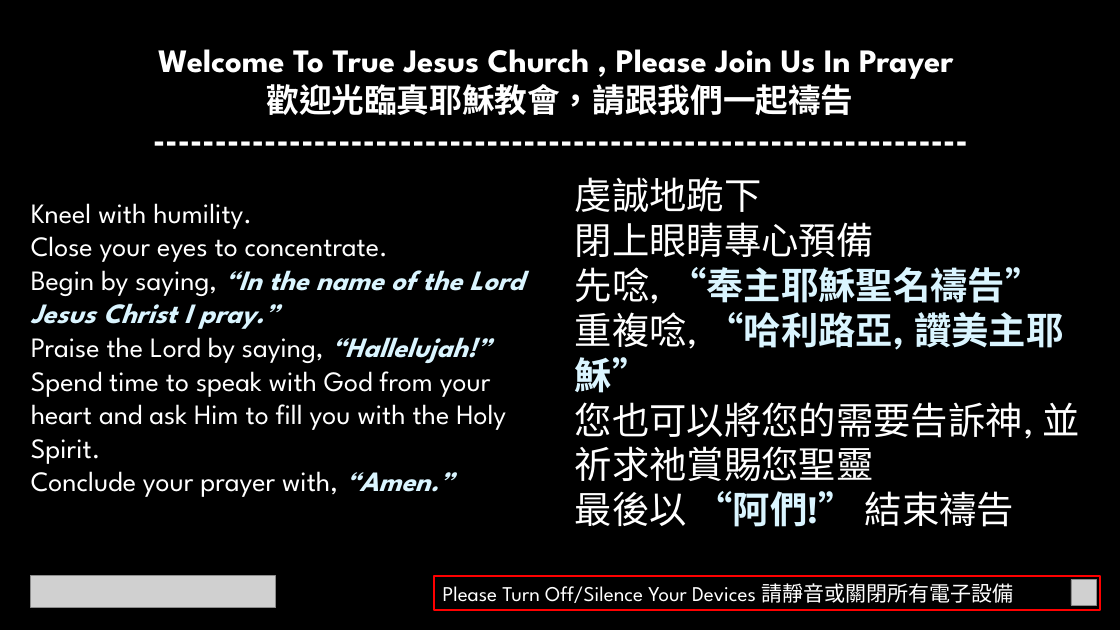
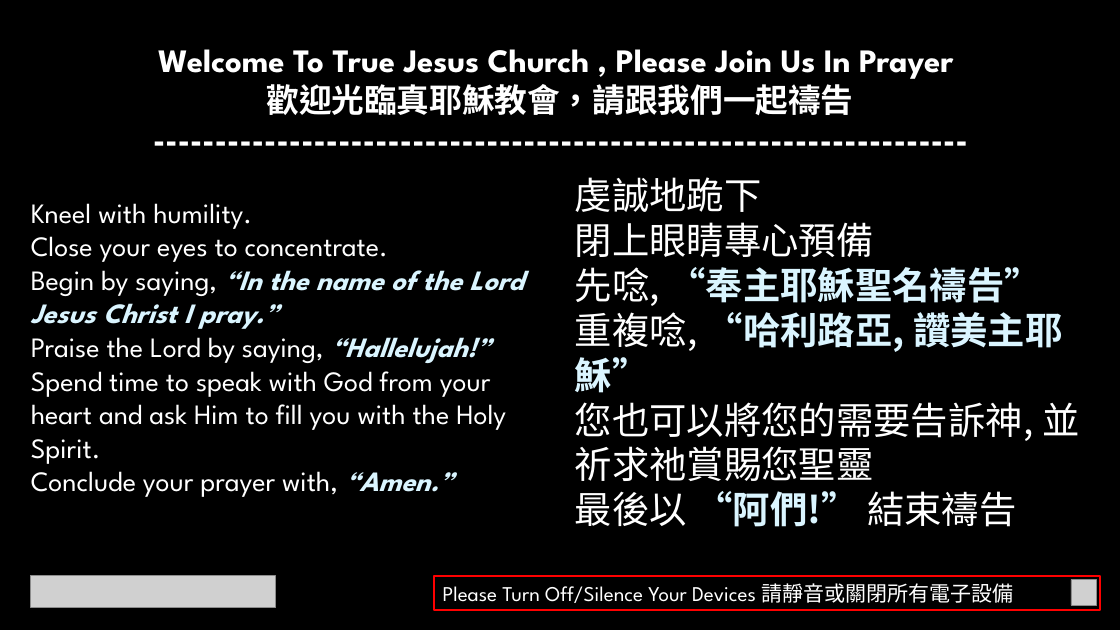
Before and after one commit to calebchanwy/tjc-powerpoint, a slide deck: slide 6 of TJCPowerPoint/bin/Debug/Files/ServiceWidescreen.pptx. Drawn at 1120x630 pixels with LibreOffice and Linux fonts; fonts in the diff are those of the drawing; grey boxes stand for pictures. Boxes give left, top, right and bottom in pixels: in the first picture for what was removed or moved away, otherwise in the second. Text is boxed around its words. In the diff, an @@ line names an element or a change of style, - is before the commit and + after.

```diff
--- a/TJCPowerPoint/bin/Debug/Files/ServiceWidescreen.pptx
+++ b/TJCPowerPoint/bin/Debug/Files/ServiceWidescreen.pptx
@@ text "虔誠地跪下" at [575, 177, 1079, 527]: font League Spartan to Noto Sans CJK TC @@
```
Also in this commit, not shown: 7 other slides changed, 36 other files.
